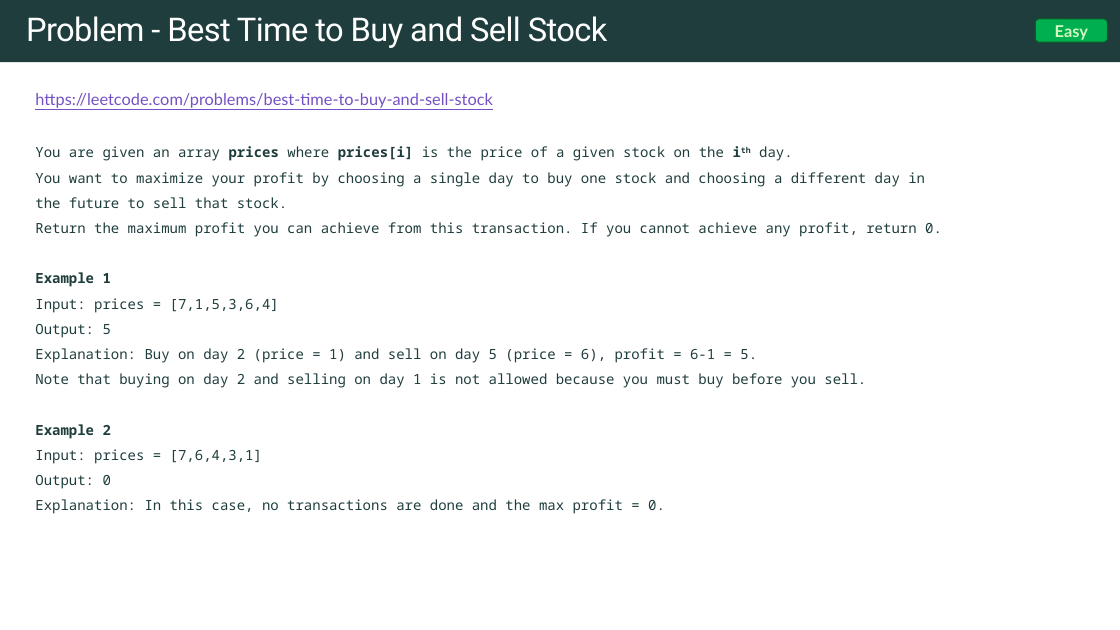
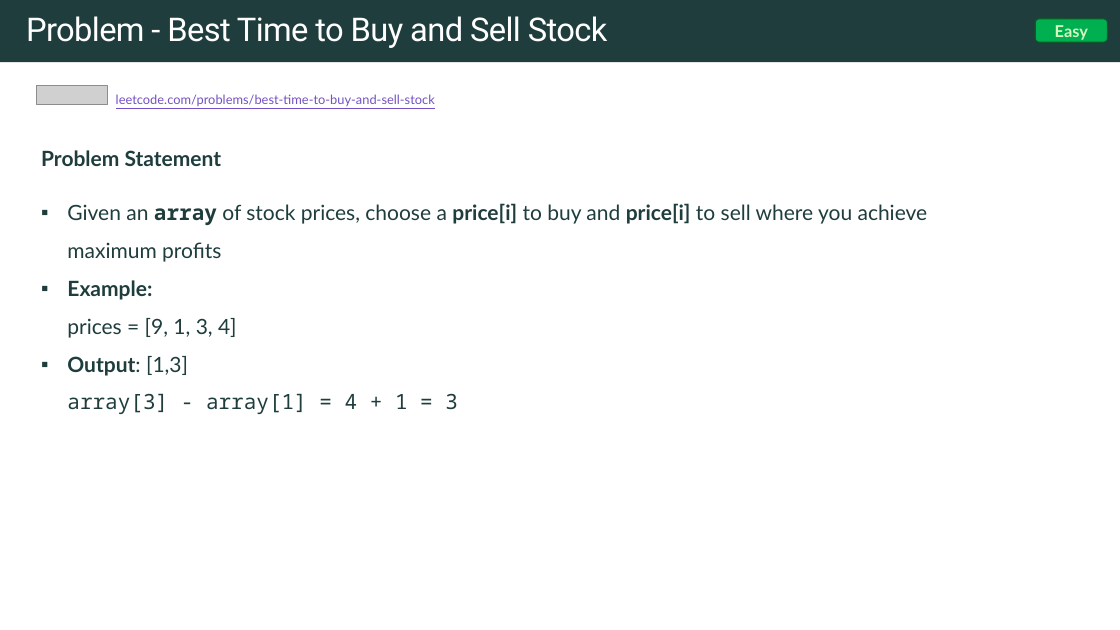
Before and after one commit to rfdavid/coding-interview-handbook-cpp, a slide deck: slide 23 of Algorithm and problem Solving Cheatsheet.pptm. Drawn at 1120x630 pixels with LibreOffice and Linux fonts; fonts in the diff are those of the drawing; grey boxes stand for pictures. Boxes give left, top, right and bottom in pixels: in the first picture for what was removed or moved away, otherwise in the second. Text is boxed around its words. In the diff, an @@ line names an element or a change of style, - is before the commit and + after.

Commit message:
added buy/selling stock problems

```diff
--- a/Algorithm and problem Solving Cheatsheet.pptm
+++ b/Algorithm and problem Solving Cheatsheet.pptm
@@ picture added at (36,86,108,104) @@
@@ text at (116,94,435,106): text changed; size 14 to 11 pt @@
-https://leetcode.com/problems/best-time-to-buy-and-sell-stock
+leetcode.com/problems/best-time-to-buy-and-sell-stock
@@ text removed at (35,146,942,514) @@
-You are given an array prices where prices[i] is the price of a given stock on the ith day.
-You want to maximize your profit by choosing a single day to buy one stock and choosing a different day in the future to sell that stock.
-Return the maximum profit you can achieve from this transaction. If you cannot achieve any profit, return 0.
-Example 1
-Input: prices = [7,1,5,3,6,4]
-Output: 5
-Explanation: Buy on day 2 (price = 1) and sell on day 5 (price = 6), profit = 6-1 = 5.
-Note that buying on day 2 and selling on day 1 is not allowed because you must buy before you sell.
-Example 2
-Input: prices = [7,6,4,3,1]
-Output: 0
-Explanation: In this case, no transactions are done and the max profit = 0.
@@ text added at (41,150,928,414), 18 pt, text #1F3D3D @@
+Problem Statement
+▪ Given an array of stock prices, choose a price[i] to buy and price[i] to sell where you achieve maximum profits
+▪ Example:
+  prices = [9, 1, 3, 4]
+▪ Output: [1,3]
+  array[3] - array[1] = 4 + 1 = 3
```
Also in this commit, not shown: 12 other slides changed, 8 slides added, 13 other files.
